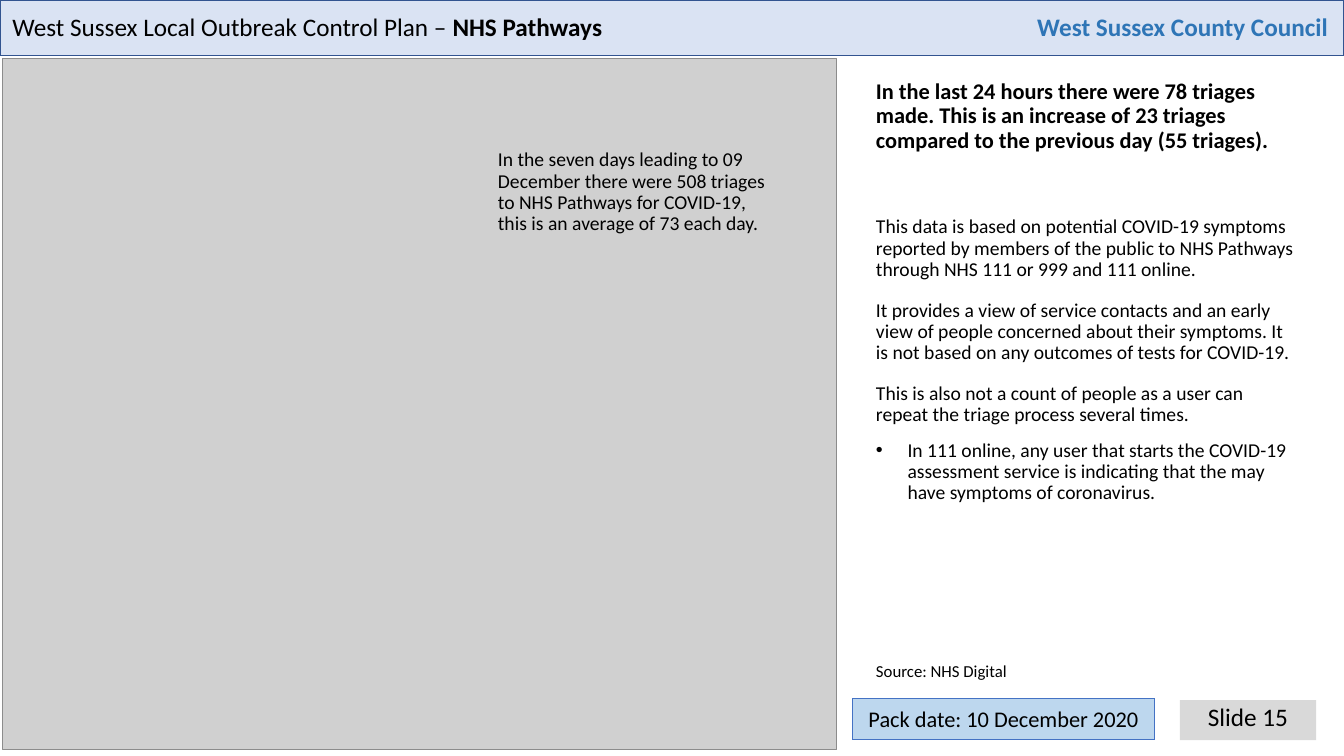
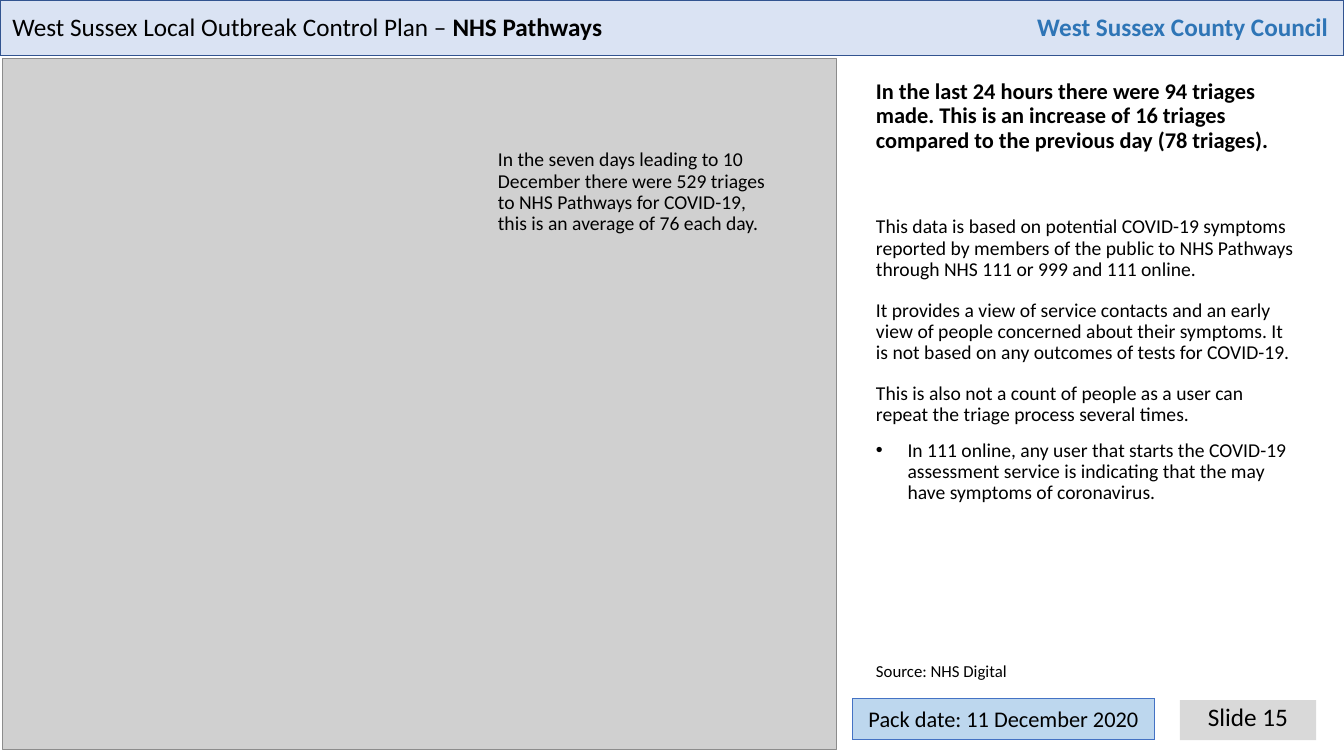
Before and after one commit to psychty/wsx_covid_datapack_public, a slide deck: slide 15 of Latest_West_Sussex_C19_slide_deck.pptx. Drawn at 1344x756 pixels with LibreOffice and Linux fonts; fonts in the diff are those of the drawing; grey boxes stand for pictures. Boxes give left, top, right and bottom in pixels: in the first picture for what was removed or moved away, otherwise in the second. Text is boxed around its words. In the diff, an @@ line names an element or a change of style, - is before the commit and + after.

```diff
--- a/Latest_West_Sussex_C19_slide_deck.pptx
+++ b/Latest_West_Sussex_C19_slide_deck.pptx
@@ text at <box>876,83,1268,152</box>: text changed @@
-In the last 24 hours there were 78 triages made. This is an increase of 23 triages compared to the previous day (55 triages).
+In the last 24 hours there were 94 triages made. This is an increase of 16 triages compared to the previous day (78 triages).
@@ text at <box>498,152,765,234</box>: text changed @@
-In the seven days leading to 09 December there were 508 triages to NHS Pathways for COVID-19, this is an average of 73 each day.
+In the seven days leading to 10 December there were 529 triages to NHS Pathways for COVID-19, this is an average of 76 each day.
@@ text in rectangle at <box>868,711,1138,727</box>: text changed @@
-Pack date: 10 December 2020
+Pack date: 11 December 2020
```
Also in this commit, not shown: 22 other slides changed, 46 other files.
